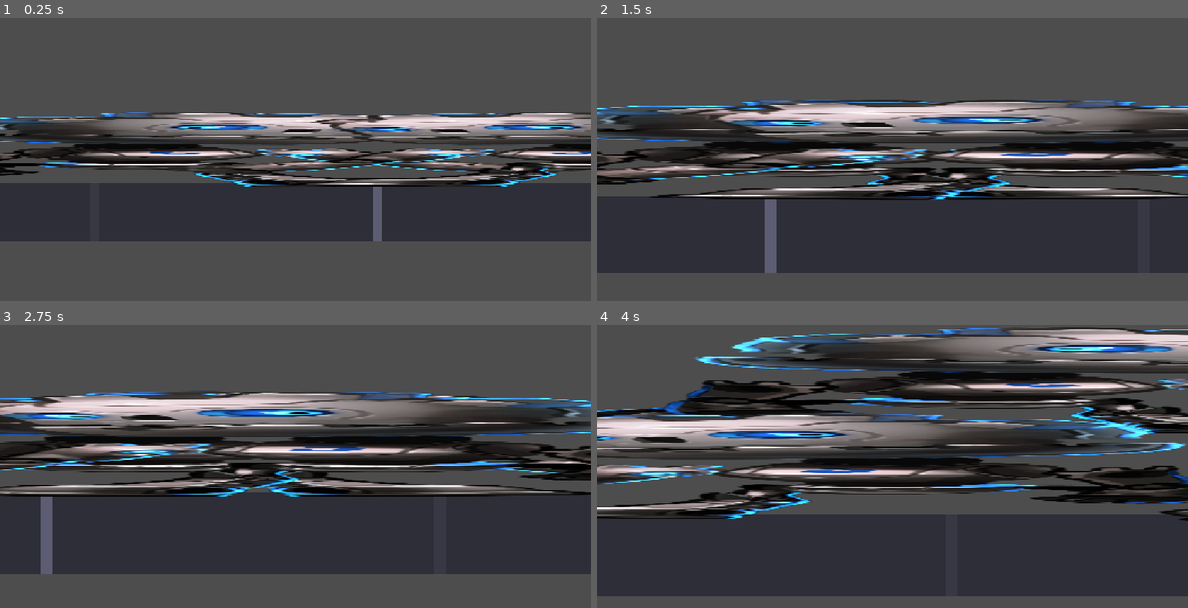
Above: before the commit, frames 1-4 (two rows, left to right).
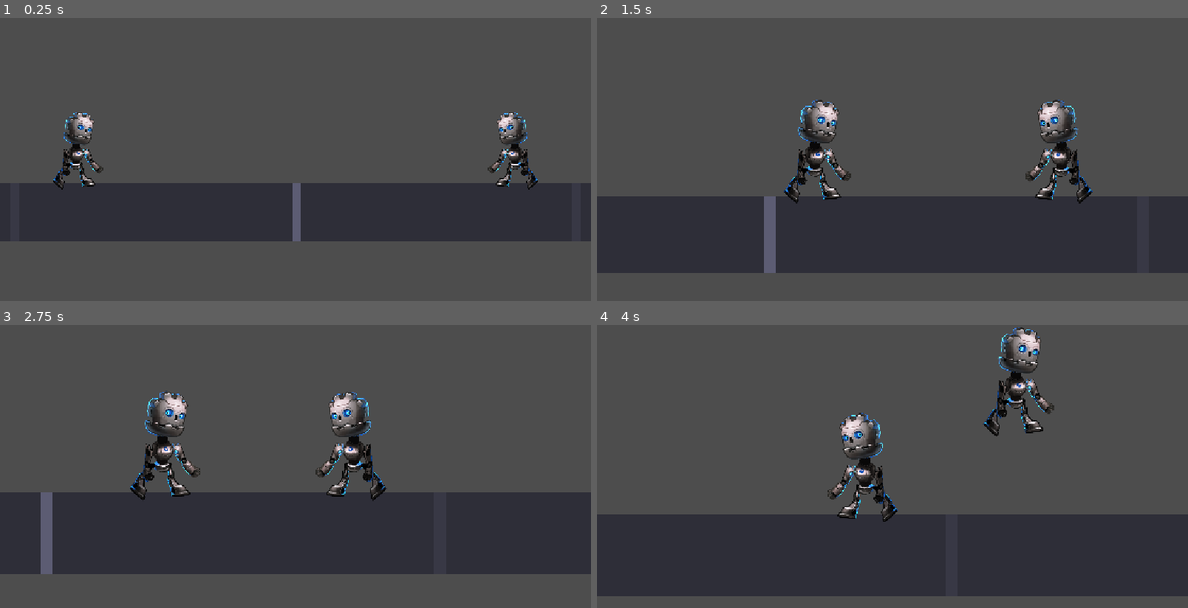
Above: after the commit, the same moments.

Repository: sausalito-labs/one-arcade
Game: Godot game, scene res://scenes/main_arena_2d.tscn
Two runs of this game, one before a commit and one after it. Both use one fixed random seed, a clock stepped at 60 frames per second and the inputs below.
Inputs:
- Up to frame 1 (0.25 s): no input
- Up to frame 2 (1.5 s): hold D (move_right) from 0.53 s (still down); tap J (jab) at 0.6 s; tap Space (jump) at 0.77 s; tap Shift (walk) at 1.35 s
- Up to frame 3 (2.75 s): tap Space (jump) at 1.52 s; release D (move_right) at 2.03 s; hold A (move_left) from 2.03 s (still down); tap J (jab) at 2.1 s
- Up to frame 4 (4 s): release A (move_left) at 2.78 s; hold D (move_right) from 2.78 s (still down); tap Shift (walk) at 2.85 s; tap Space (jump) at 3.02, 3.77 s; tap J (jab) at 3.6 s

The runs differ from the first frame. In frame 1, 17% of the frame differs, in the area x 0-100%, y 33-79%; in frame 2, 24%; in frame 3, 26%; in frame 4, 39%, in the area x 0-100%, y 0-70%.

Commit message:
fix: preserve sprite scale on facing flip, init camera at midpoint
- Sprite2D.scale.x = facing was clobbering the base 0.06 scale; now
  multiplies the existing scale to preserve it while flipping.
- Camera inits at the fighters' midpoint (avoids an initial pan).
- Camera clamp defaults now match the actual ring walls (±600).
- Drop redundant arena overrides (min_zoom, max_zoom, follow_speed)
  that already match the script defaults.

Diff:
--- a/player_robot/player.gd
+++ b/player_robot/player.gd
@@ -30,7 +30,11 @@
 var no_move_horizontal_time := 0.0
 
 func _ready() -> void:
-	$Sprite2D.scale.x = facing
+	# Flip horizontally for facing while preserving the x scale (the sprite's
+	# base scale is non-1, so we multiply rather than overwrite).
+	var sprite_scale: Vector2 = $Sprite2D.scale
+	sprite_scale.x = absf(sprite_scale.x) * facing
+	$Sprite2D.scale = sprite_scale
 	# Work around Godot 4.3 bug #96553: the default (empty name) animation
 	# library can fail to load due to a String/StringName hash mismatch.
 	# Load the library with an explicit name so it survives export.
--- a/scenes/main_arena_2d.tscn
+++ b/scenes/main_arena_2d.tscn
@@ -239,13 +239,7 @@
 fighter_a_path = NodePath("../P1")
 fighter_b_path = NodePath("../P2")
 frame_margin = 60.0
-min_zoom = 1.5
-max_zoom = 4.0
-follow_speed = 4.0
-clamp_left = -600.0
-clamp_right = 600.0
-clamp_top = 150.0
-clamp_bottom = 700.0
+clamp_top = 200.0
 
 [node name="P1" parent="." instance=ExtResource("1_u3vbg")]
 position = Vector2(-150, 500)
--- a/src/fight_camera.gd
+++ b/src/fight_camera.gd
@@ -12,9 +12,9 @@
 @export var follow_speed: float = 4.0
 ## Hard clamping box (matches the ring bounds) so the camera never shows
 ## outside the ring.
-@export var clamp_left: float = -650.0
-@export var clamp_right: float = 650.0
-@export var clamp_top: float = 150.0
+@export var clamp_left: float = -600.0
+@export var clamp_right: float = 600.0
+@export var clamp_top: float = 200.0
 @export var clamp_bottom: float = 700.0
 
 var fighter_a: Node2D
@@ -23,7 +23,9 @@
 func _ready() -> void:
 	fighter_a = get_node_or_null(fighter_a_path)
 	fighter_b = get_node_or_null(fighter_b_path)
-	if fighter_a:
+	if fighter_a and fighter_b:
+		global_position = (fighter_a.global_position + fighter_b.global_position) * 0.5
+	elif fighter_a:
 		global_position = fighter_a.global_position
 
 func _process(delta: float) -> void:
